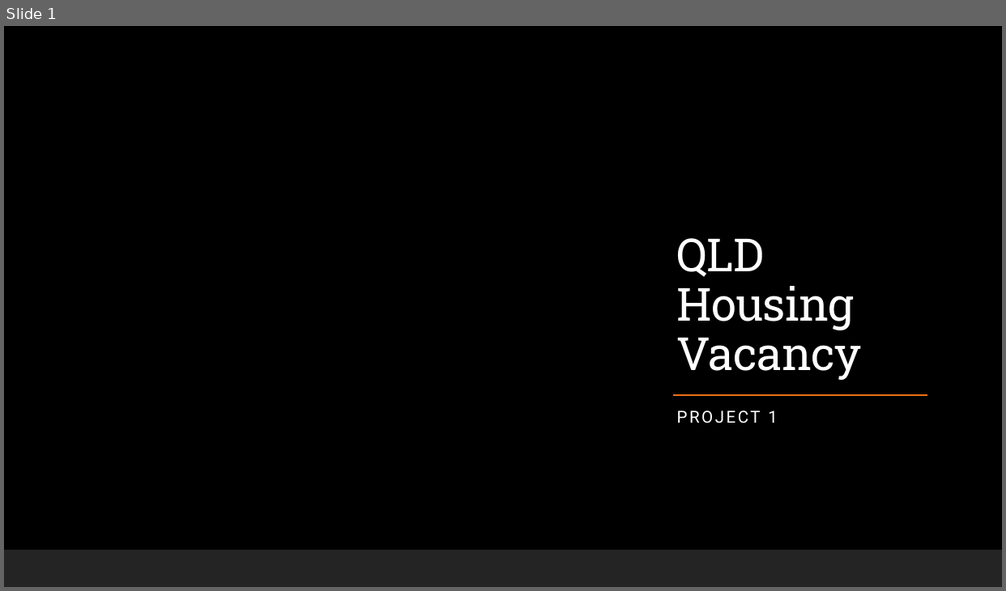
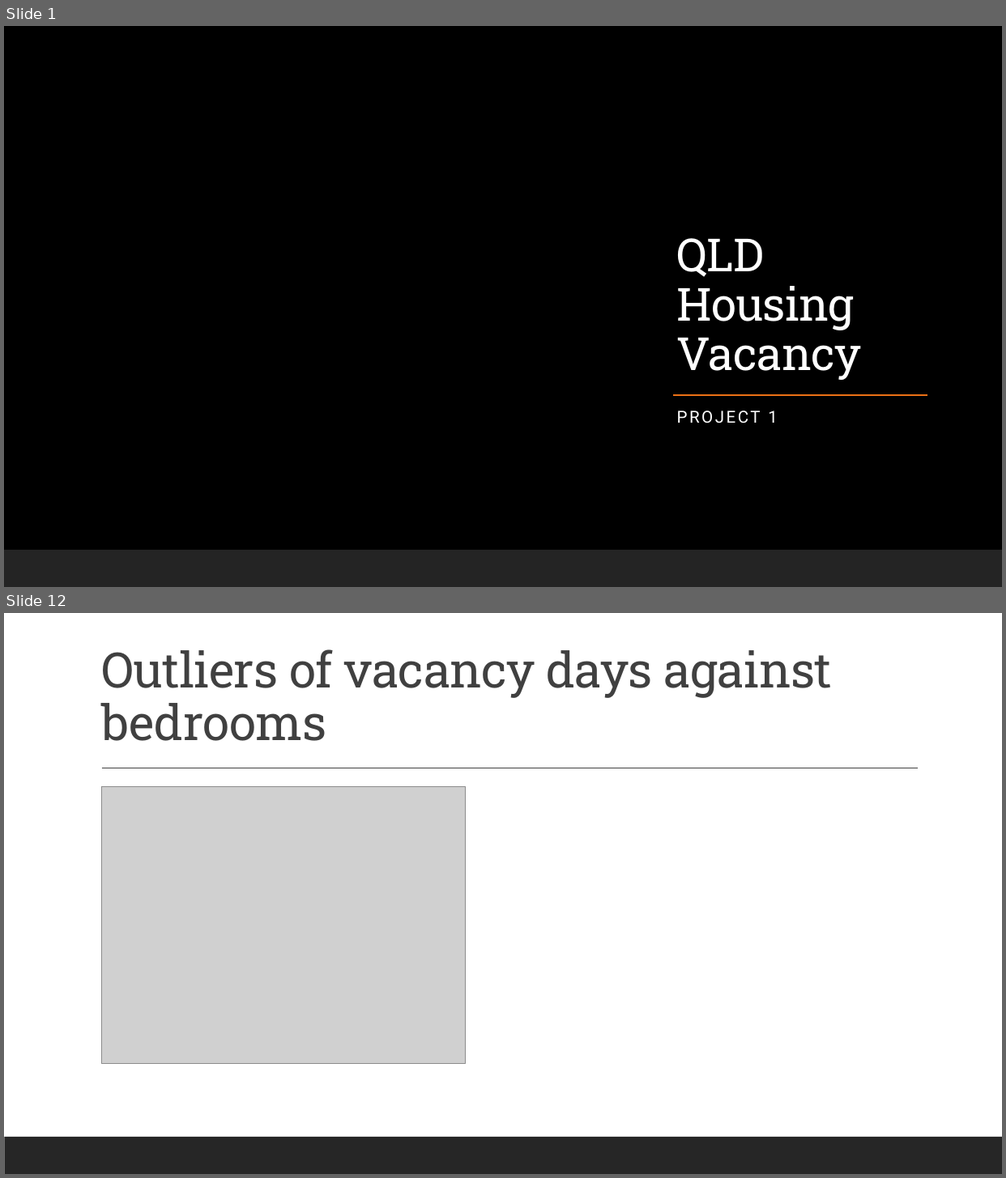
Before and after one commit to Anguyensfg/project-1, a slide deck: QLD Housing Vacancy.pptx. Shown one above the other, each under a label of ours: slide 1 before the commit, slides 1 and 12 after it; the slides between them are not shown. The pictures are 1006x591 and 1006x1178 pixels, drawn with LibreOffice and Linux fonts; fonts in the diff are those of the drawing; grey boxes stand for pictures; background and template pictures are left out. Boxes give left, top, right and bottom in pixels: in the first picture for what was removed or moved away, otherwise in the second. Text is boxed around its words. In the diff, an @@ line names an element or a change of style, - is before the commit and + after.

```diff
--- a/QLD Housing Vacancy.pptx
+++ b/QLD Housing Vacancy.pptx
@@ slide 12 added at (4,613,1002,1174), background #FFFFFF; not listed: 1 template element that a slide beside it also shows @@
@@ title added at (101,649,832,741), 47 pt, text #404040 @@
+Outliers of vacancy days against bedrooms
@@ line added from (102, 769) to (918, 769), #404040 1 pt @@
@@ picture added at (101,786,465,1063) @@
```
Also in this commit, not shown: 1 slide changed, 13 other slides added.
